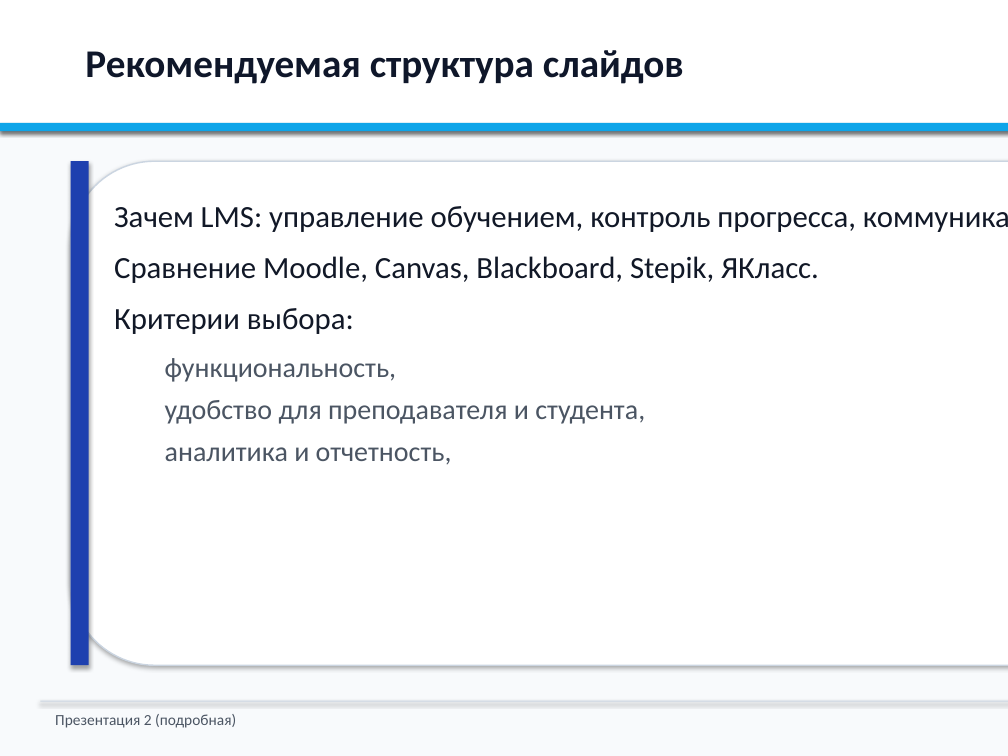
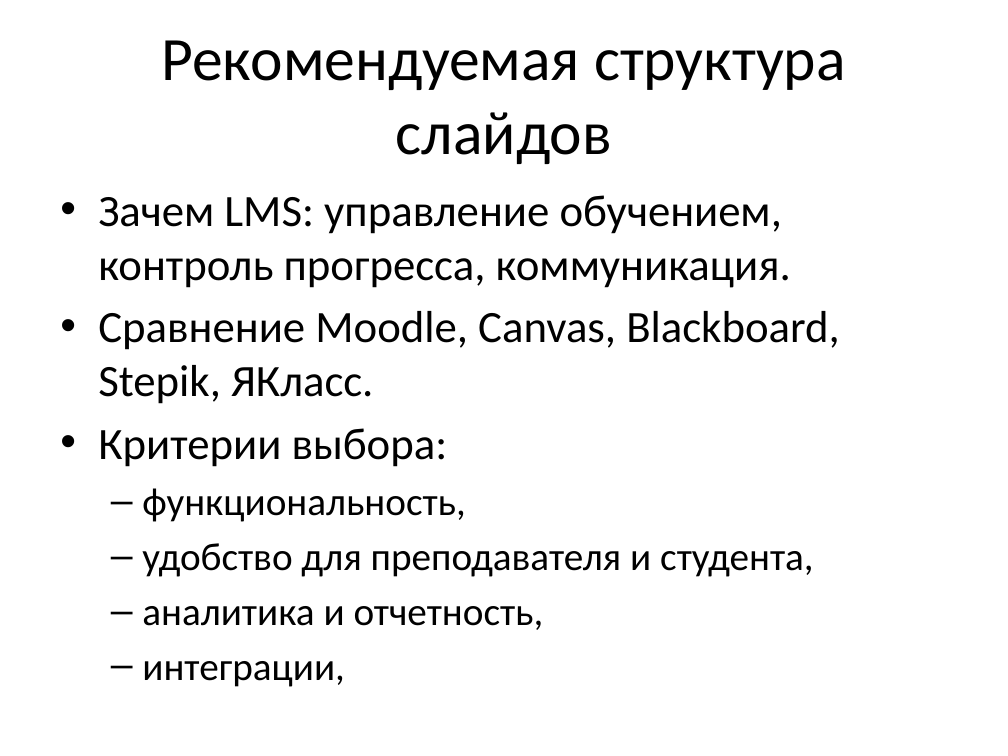
Before and after one commit to NastyaKL95/lms, a slide deck: slide 13 of presentation-topic-2-detailed.pptx. Drawn at 1008x756 pixels with LibreOffice and Linux fonts; fonts in the diff are those of the drawing. Boxes give left, top, right and bottom in pixels: in the first picture for what was removed or moved away, otherwise in the second. Text is boxed around its words. In the diff, an @@ line names an element or a change of style, - is before the commit and + after.

```diff
--- a/presentation-topic-2-detailed.pptx
+++ b/presentation-topic-2-detailed.pptx
@@ background #F8FAFC to #FFFFFF @@
@@ rectangle removed at [0, 0, 1008, 131] @@
@@ title "Рекомендуемая структура слайдов": place and size @@
-title "Рекомендуемая структура слайдов" at [85, 50, 684, 84]
+title "Рекомендуемая структура слайдов" at [161, 40, 846, 164]
@@ title "Рекомендуемая структура слайдов" at [161, 40, 846, 164]: size 28 to 44 pt, text colour #0F172A to #000000, bold off; alignment left to centre; vertical alignment top to middle @@
@@ rectangle removed at [0, 123, 1008, 131] @@
@@ text "Зачем LMS: управление обучением, контроль ...": place and size @@
-text "Зачем LMS: управление обучением, контроль ..." at [114, 206, 856, 465]
+text "Зачем LMS: управление обучением, контроль ..." at [98, 195, 840, 687]
@@ rounded rectangle removed at [71, 161, 1008, 665] @@
@@ rectangle removed at [71, 161, 89, 665] @@
@@ text at [98, 195, 840, 630]: size 22 to 32 pt, text colour #111827 to #000000 in "Зачем LMS: управление обучением, контроль прогресса, коммуни ...", "Сравнение Moodle, Canvas, Blackboard, Stepik, ЯКласс.", "Критерии выбора:"; size 20 to 28 pt, text colour #4B5563 to #000000 in "функциональность,", "удобство для преподавателя и студента,", "аналитика и отчетность,"; bullet none to •; less space between paragraphs; bullet none to – @@
@@ text at [142, 661, 345, 687]: paragraph added @@
+  – интеграции,
@@ rectangle removed at [40, 701, 1008, 702] @@
@@ text removed at [55, 714, 236, 728] @@
-Презентация 2 (подробная)
```
Also in this commit, not shown: 26 other slides changed, 1 slide added, 1 slide removed, 2 other files.
